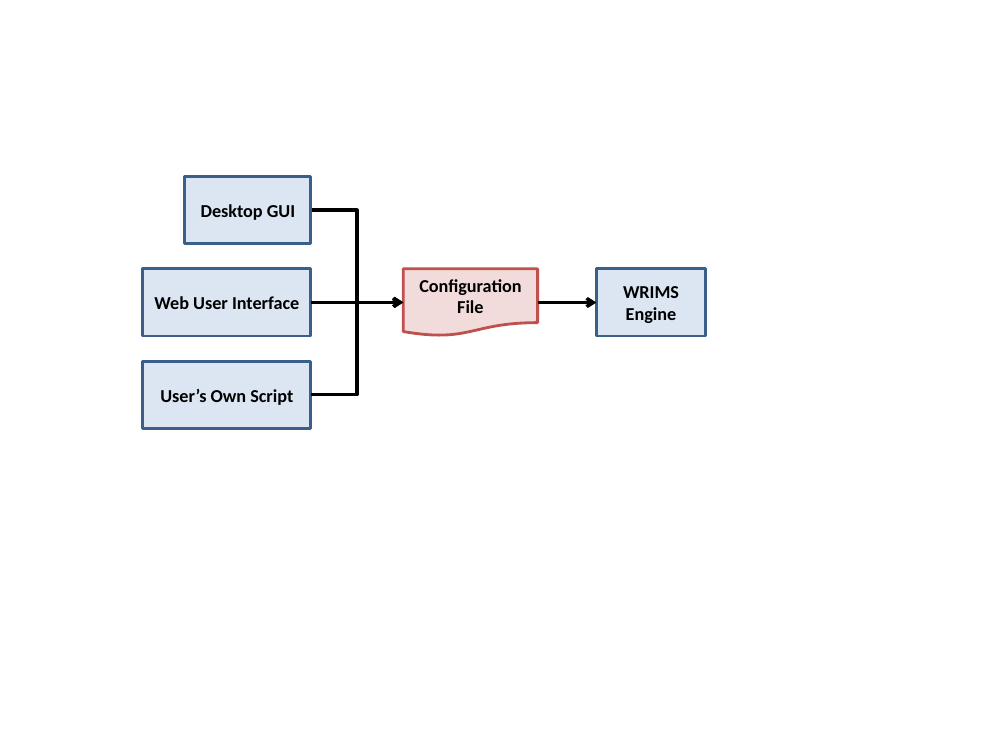
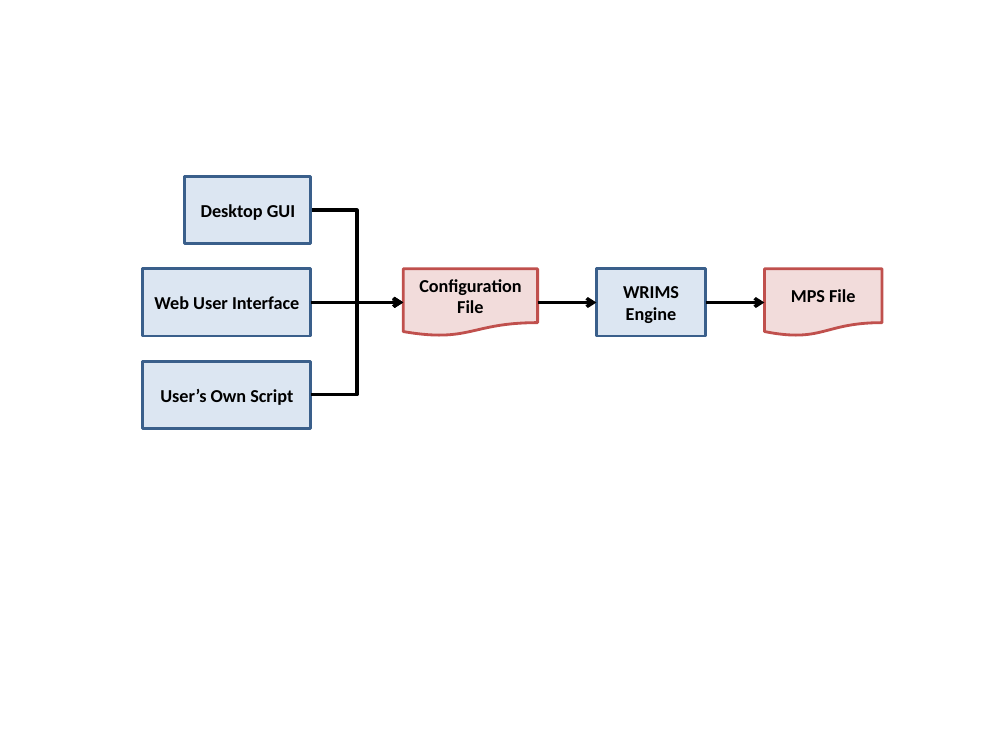
Before and after one commit to CentralValleyModeling/wrims, a slide deck: slide 7 of plans/flowchart_WRIMS.pptx (slide 6 before the commit). Drawn at 1008x756 pixels with LibreOffice and Linux fonts; fonts in the diff are those of the drawing. Boxes give left, top, right and bottom in pixels: in the first picture for what was removed or moved away, otherwise in the second. Text is boxed around its words. In the diff, an @@ line names an element or a change of style, - is before the commit and + after.

```diff
--- a/plans/flowchart_WRIMS.pptx
+++ b/plans/flowchart_WRIMS.pptx
@@ flow chart document added at bbox=[764, 269, 882, 337], fill #F2DCDB, outline #C0504D 2 pt, 13 pt, text #000000, bold @@
+MPS File
@@ elbow arrow added from (706, 302) to (764, 302), #000000 2.25 pt @@
```
Also in this commit, not shown: 1 other slide changed, 1 slide added, 1 other file.
